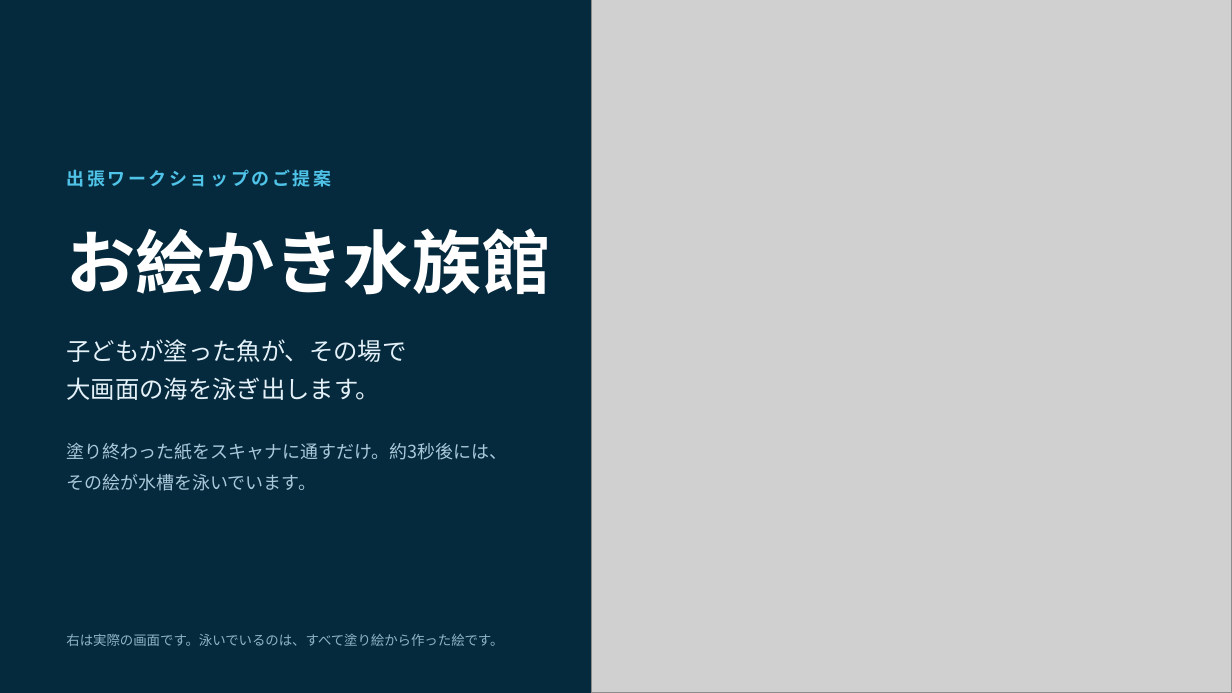
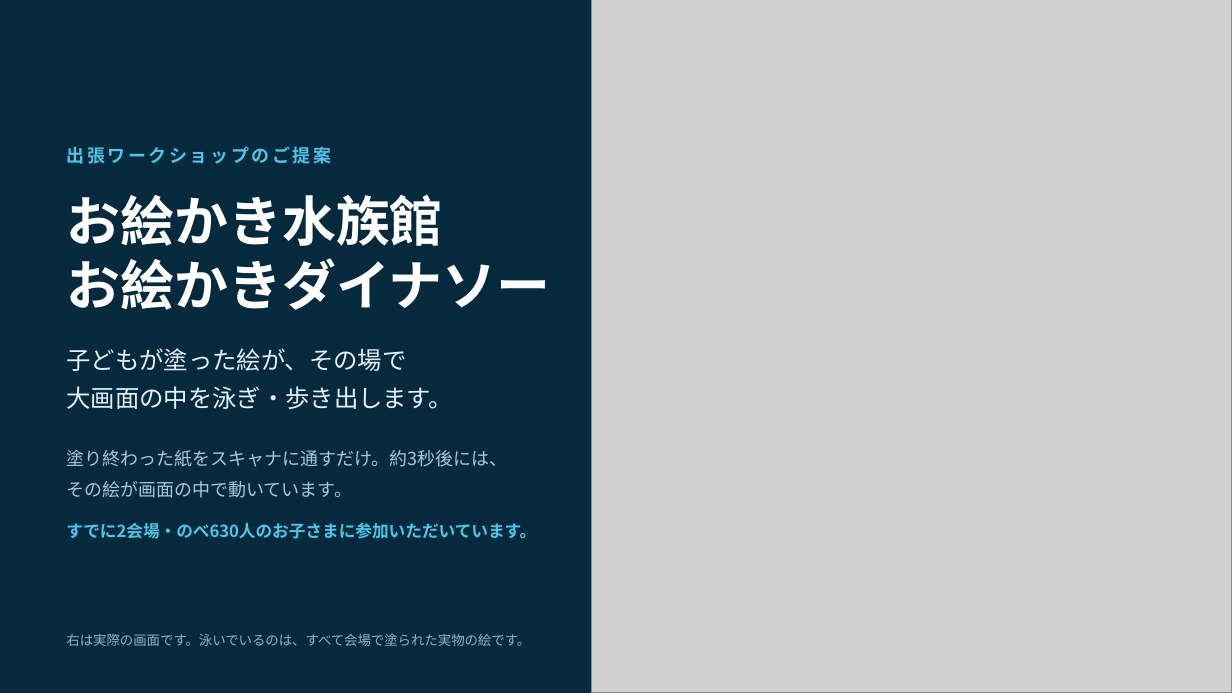
Before and after one commit to manakikido-jpg/PaintingsAquarium, a slide deck: slide 1 of docs/お絵かき水族館-企画書.pptx. Drawn at 1232x693 pixels with LibreOffice and Linux fonts; fonts in the diff are those of the drawing; grey boxes stand for pictures. Boxes give left, top, right and bottom in pixels: in the first picture for what was removed or moved away, otherwise in the second. Text is boxed around its words. In the diff, an @@ line names an element or a change of style, - is before the commit and + after.

```diff
--- a/docs/お絵かき水族館-企画書.pptx
+++ b/docs/お絵かき水族館-企画書.pptx
@@ text "出張ワークショップのご提案": place and size @@
-text "出張ワークショップのご提案" at bbox=[66, 169, 331, 187]
+text "出張ワークショップのご提案" at bbox=[66, 146, 331, 164]
@@ text at bbox=[66, 194, 443, 246]: size 54 to 42 pt in "お絵かき水族館"; line spacing 1 to 50pt @@
@@ text "お絵かき水族館": place and size @@
-text "お絵かき水族館" at bbox=[66, 228, 551, 295]
+text "お絵かき水族館" at bbox=[66, 194, 550, 310]
@@ text at bbox=[66, 258, 550, 310]: paragraph added @@
+お絵かきダイナソー
@@ text at bbox=[66, 348, 453, 409]: text changed @@
-子どもが塗った魚が、その場で
-大画面の海を泳ぎ出します。
+子どもが塗った絵が、その場で
+大画面の中を泳ぎ・歩き出します。
@@ text "塗り終わった紙をスキャナに通すだけ。約3秒後には、": place and size @@
-text "塗り終わった紙をスキャナに通すだけ。約3秒後には、" at bbox=[66, 443, 507, 491]
+text "塗り終わった紙をスキャナに通すだけ。約3秒後には、" at bbox=[66, 450, 507, 498]
@@ text at bbox=[66, 481, 352, 498]: text changed @@
-その絵が水槽を泳いでいます。
+その絵が画面の中で動いています。
@@ text added at bbox=[66, 523, 536, 539], 13 pt, text #4FC3E8, bold @@
+すでに2会場・のべ630人のお子さまに参加いただいています。
@@ text at bbox=[66, 634, 530, 646]: text changed @@
-右は実際の画面です。泳いでいるのは、すべて塗り絵から作った絵です。
+右は実際の画面です。泳いでいるのは、すべて会場で塗られた実物の絵です。
```
Also in this commit, not shown: 8 other slides changed, 2 slides added, 6 other files.
